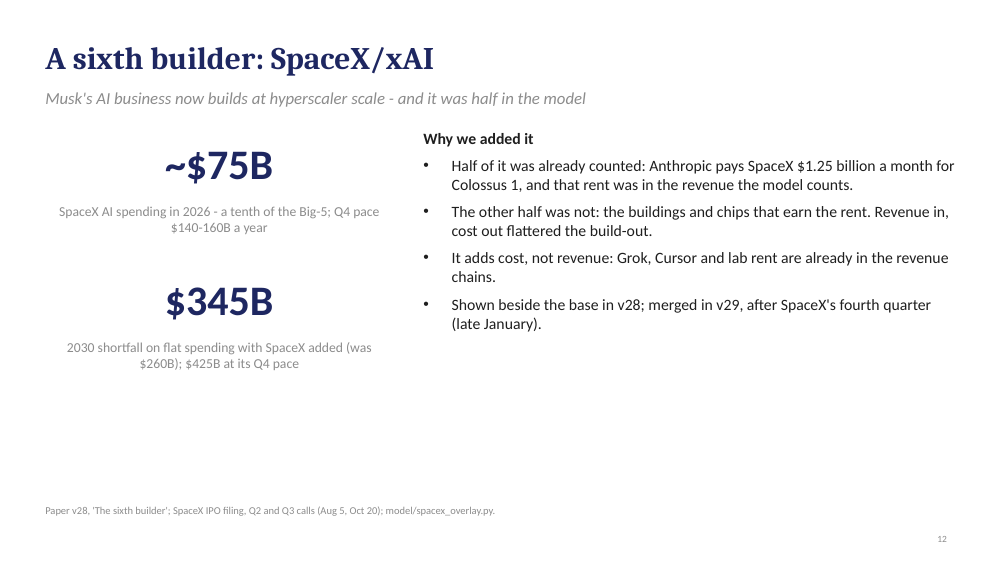
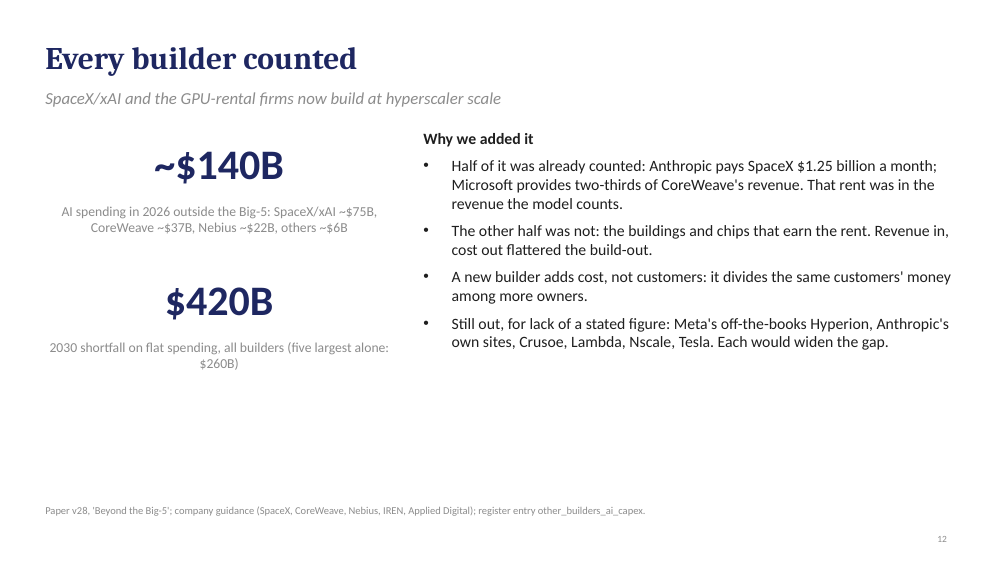
Before and after one commit to desfitz/ai-compute-limits, a slide deck: slide 12 of paper/easy_deck_v29.pptx. Drawn at 1008x567 pixels with LibreOffice and Linux fonts; fonts in the diff are those of the drawing. Boxes give left, top, right and bottom in pixels: in the first picture for what was removed or moved away, otherwise in the second. Text is boxed around its words. In the diff, an @@ line names an element or a change of style, - is before the commit and + after.

```diff
--- a/paper/easy_deck_v29.pptx
+++ b/paper/easy_deck_v29.pptx
@@ title at [45, 47, 357, 76]: text changed @@
-A sixth builder: SpaceX/xAI
+Every builder counted
@@ text at [45, 92, 501, 107]: text changed @@
-Musk's AI business now builds at hyperscaler scale - and it was half in the model
+SpaceX/xAI and the GPU-rental firms now build at hyperscaler scale
@@ text at [154, 151, 283, 184]: text changed @@
-~$75B
+~$140B
@@ text at [452, 160, 937, 209]: text changed @@
-• Half of it was already counted: Anthropic pays SpaceX $1.25 billion a month for Colossus 1, and that rent was in the revenue the model counts.
+• Half of it was already counted: Anthropic pays SpaceX $1.25 billion a month; Microsoft provides two-thirds of CoreWeave's revenue. That rent was in the revenue the model counts.
@@ text at [62, 206, 377, 234]: text changed @@
-SpaceX AI spending in 2026 - a tenth of the Big-5; Q4 pace $140-160B a year
+AI spending in 2026 outside the Big-5: SpaceX/xAI ~$75B, CoreWeave ~$37B, Nebius ~$22B, others ~$6B
@@ text at [165, 287, 274, 320]: text changed @@
-$345B
+$420B
@@ text at [452, 271, 951, 350]: text changed @@
-• It adds cost, not revenue: Grok, Cursor and lab rent are already in the revenue chains.
-• Shown beside the base in v28; merged in v29, after SpaceX's fourth quarter (late January).
+• A new builder adds cost, not customers: it divides the same customers' money among more owners.
+• Still out, for lack of a stated figure: Meta's off-the-books Hyperion, Anthropic's own sites, Crusoe, Lambda, Nscale, Tesla. Each would widen the gap.
@@ text at [50, 342, 389, 370]: text changed @@
-2030 shortfall on flat spending with SpaceX added (was $260B); $425B at its Q4 pace
+2030 shortfall on flat spending, all builders (five largest alone: $260B)
@@ text at [45, 507, 646, 516]: text changed @@
-Paper v28, 'The sixth builder'; SpaceX IPO filing, Q2 and Q3 calls (Aug 5, Oct 20); model/spacex_overlay.py.
+Paper v28, 'Beyond the Big-5'; company guidance (SpaceX, CoreWeave, Nebius, IREN, Applied Digital); register entry other_builders_ai_capex.
```
Also in this commit, not shown: 14 other slides changed, 18 other files.
